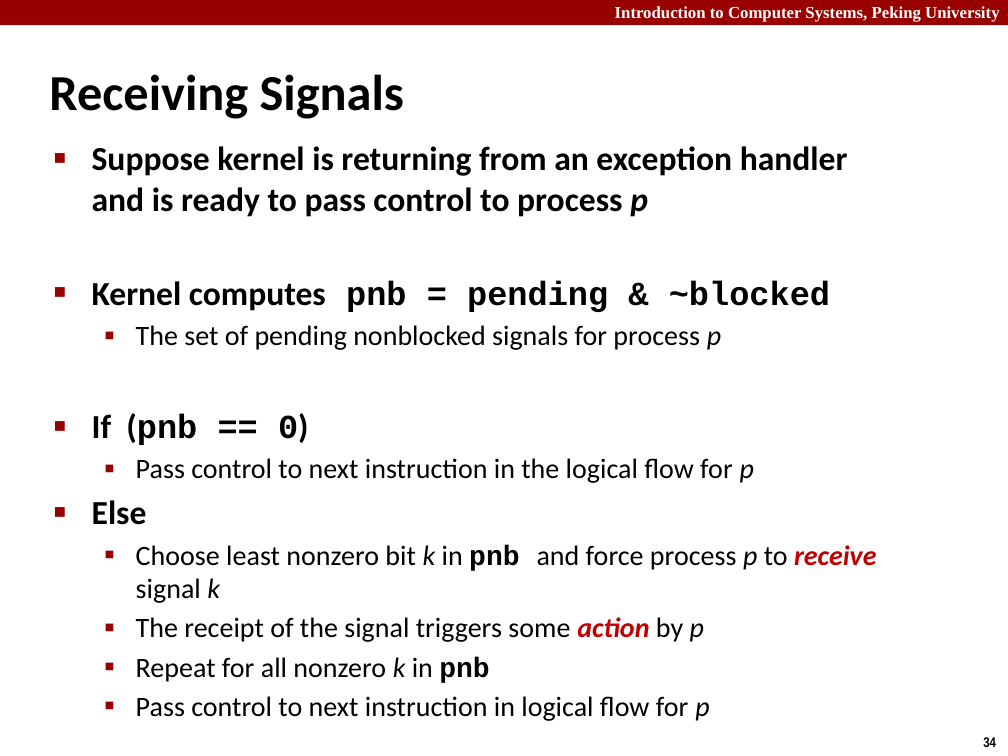
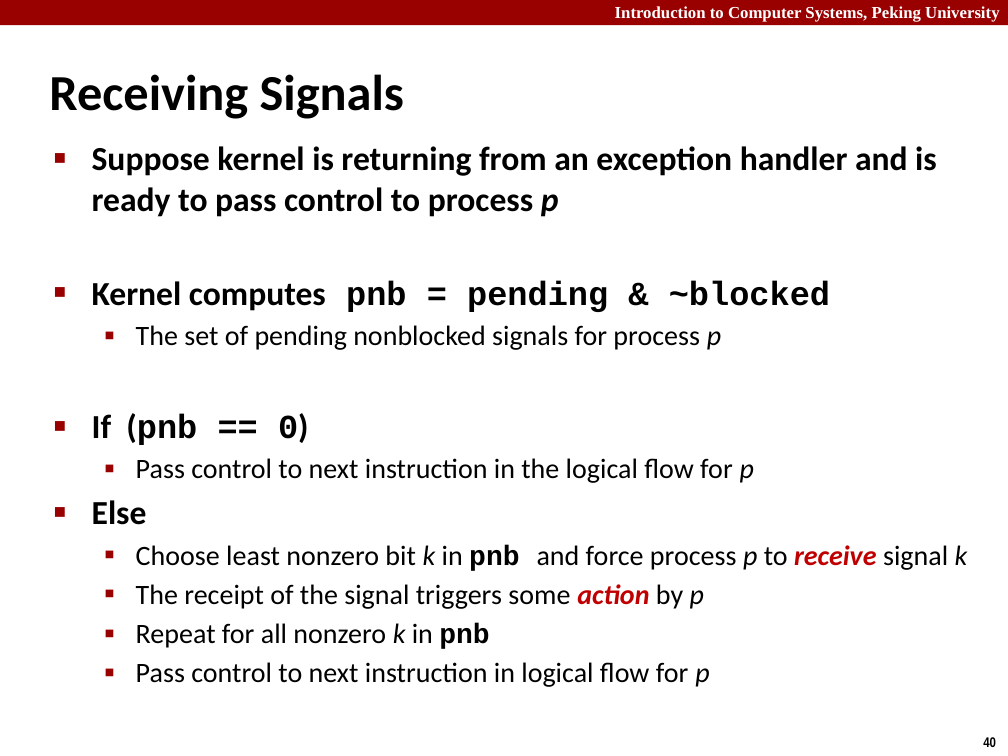
Before and after one commit to caodg/ics, a slide deck: slide 40 of slides/B03-ECF2.pptx (slide 34 before the commit). Drawn at 1008x756 pixels with LibreOffice and Linux fonts; fonts in the diff are those of the drawing. Boxes give left, top, right and bottom in pixels: in the first picture for what was removed or moved away, otherwise in the second. Text is boxed around its words. In the diff, an @@ line names an element or a change of style, - is before the commit and + after.

```diff
--- a/slides/B03-ECF2.pptx
+++ b/slides/B03-ECF2.pptx
@@ text "Suppose kernel is returning from ..." rewrapped from (92,146,877,721) to (92,146,968,687) @@
@@ page number at (983,737,996,747): text changed @@
-34
+40
```
Also in this commit, not shown: 6 other slides changed, 7 slides added, 1 slide removed, 2 other files.
